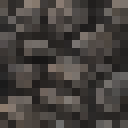
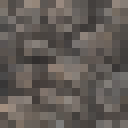
The second 128 x 128 image is a revision of the first. Changes to its layers:
removed layer "breccia darken copy" (was 75%) from group "breccia group" over box(0, 0, 128, 128)
"breccia darken": opacity 100% → 86% over box(0, 0, 128, 128)
